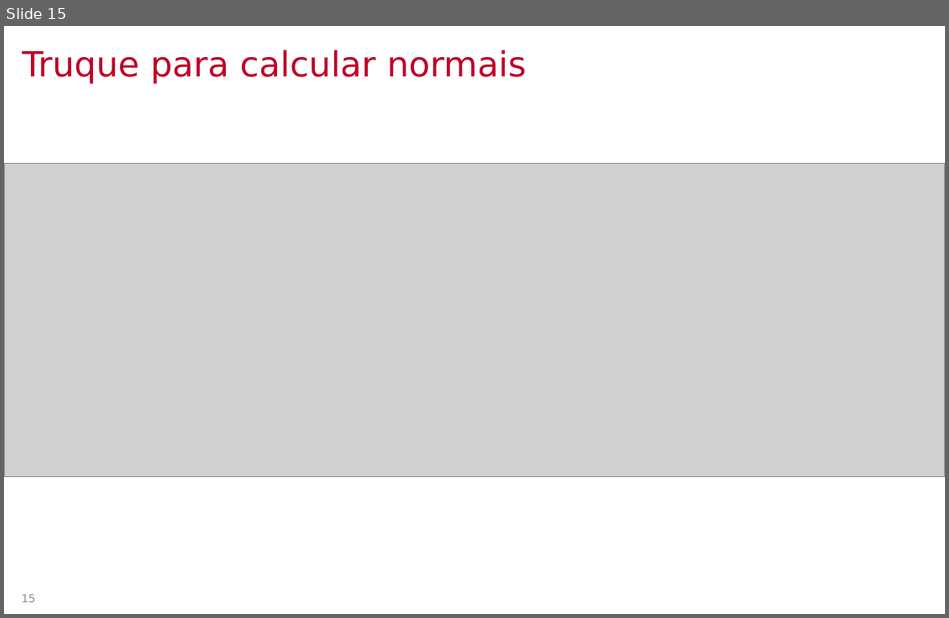
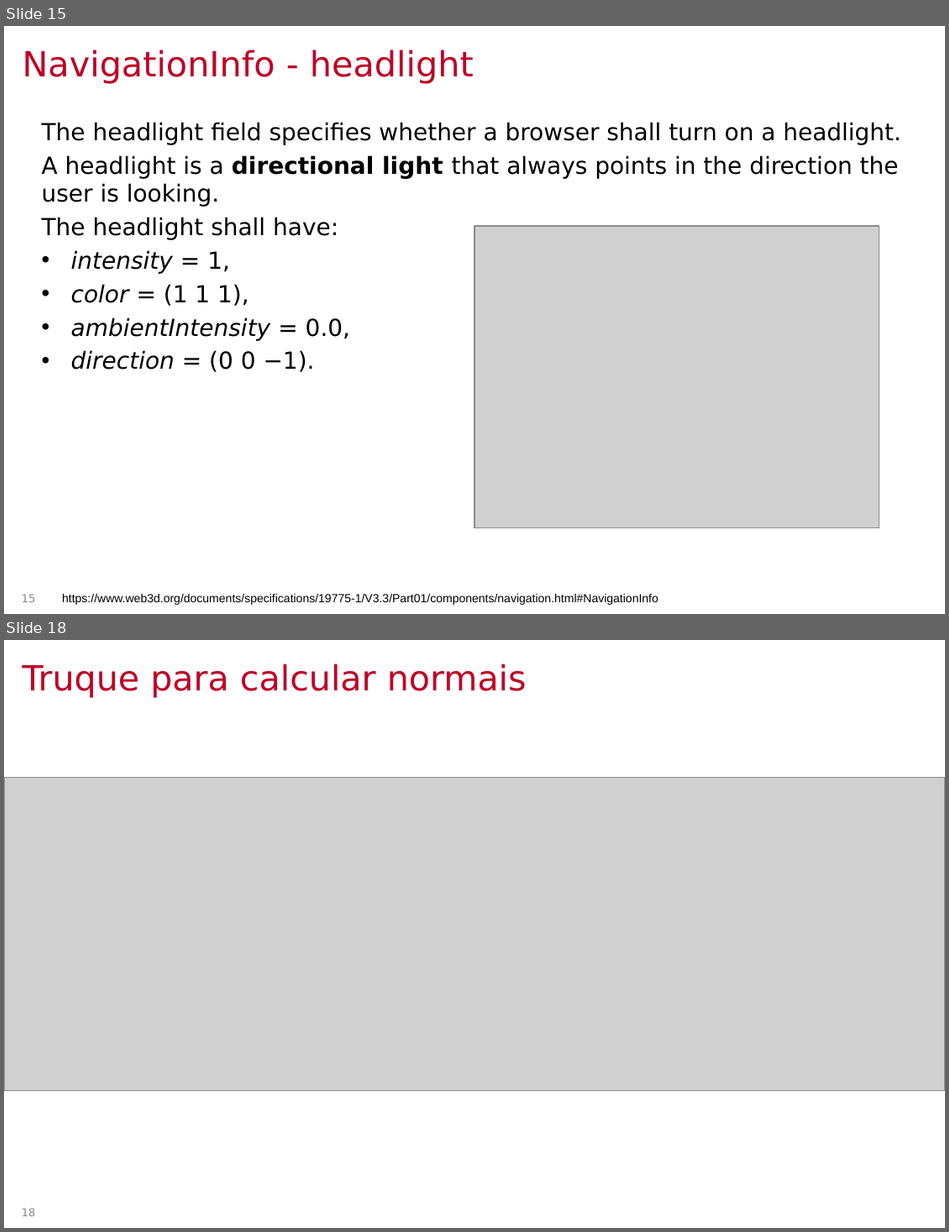
Before and after one commit to lpsoares/ComputacaoGrafica, a slide deck: content/aulas/16-revisao4/aula16_revisao4.pptx. Shown one above the other, each under a label of ours: slide 15 before the commit, slides 15 and 18 after it; the slides between them are not shown. The pictures are 949x618 and 949x1232 pixels, drawn with LibreOffice and Linux fonts; fonts in the diff are those of the drawing; grey boxes stand for pictures; background and template pictures are left out. Boxes give left, top, right and bottom in pixels: in the first picture for what was removed or moved away, otherwise in the second. Text is boxed around its words. In the diff, an @@ line names an element or a change of style, - is before the commit and + after.

```diff
--- a/content/aulas/16-revisao4/aula16_revisao4.pptx
+++ b/content/aulas/16-revisao4/aula16_revisao4.pptx
@@ slide 15 added at (4,26,945,614), background #FFFFFF @@
@@ title added at (22,50,474,84), 26.7 pt, text #C00026 @@
+NavigationInfo - headlight
@@ text added at (42,122,901,372), 18 pt, text #000000 @@
+The headlight field specifies whether a browser shall turn on a headlight.
+A headlight is a directional light that always points in the direction the user is looking.
+The headlight shall have:
+• intensity = 1,
+• color = (1 1 1),
+• ambientIntensity = 0.0,
+• direction = (0 0 −1).
@@ picture added at (474,225,879,527) @@
@@ page number added at (22,594,36,602), 8.3 pt, text #888888 @@
+15
@@ text added at (62,594,658,605), 9 pt, text #000000 @@
+https://www.web3d.org/documents/specifications/19775-1/V3.3/Part01/components/navigation.html#NavigationInfo
@@ what was slide 15 is now slide 18 @@
@@ page number at (22,1208,36,1216): text changed @@
-15
+18
```
Also in this commit, not shown: 1 slide changed, 2 other slides added.
